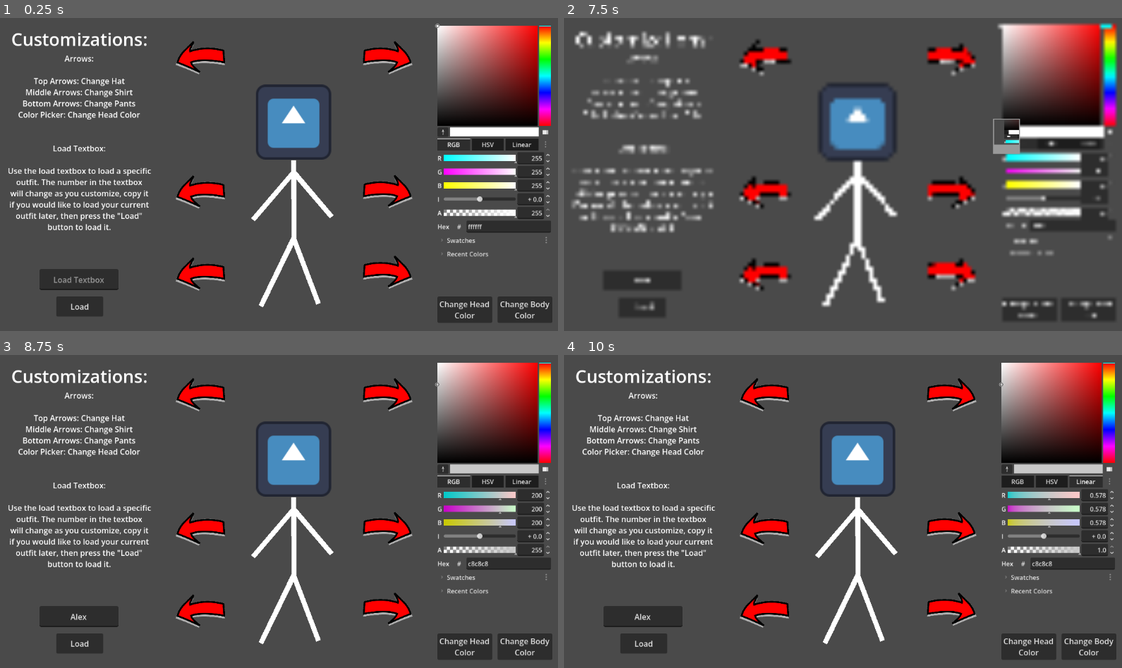
Above: before the commit, frames 1-4 (two rows, left to right).
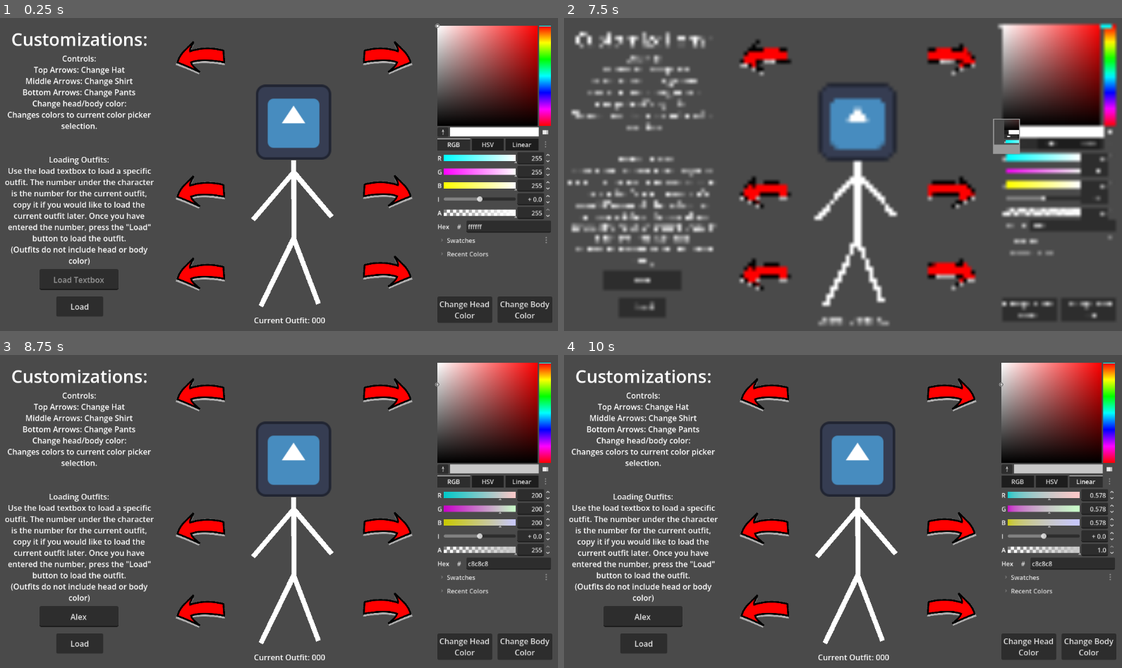
Above: after the commit, the same moments.

Repository: CISC204-S26/project3-rodrigoq
Game: Godot game, scene res://Scenes/Main.tscn
Same seed, same stepped clock (60 frames per second), same inputs: the game is played once before the commit and once after it. The engine's default icon, where the game draws it, is replaced by a stand-in: a white triangle on a blue panel in a dark square.
Inputs (mouse positions are in pixels of both pictures, inside the frame that each line leads up to):
- Up to frame 1 (0.25 s): no input
- Up to frame 2 (7.5 s): click (642, 280) at 0.52 s; type "Alex" at 0.6 s; click (949, 58) at 1.25 s; click (764, 58) at 2 s; click (949, 193) at 2.75 s; click (949, 274) at 3.5 s; click (764, 193) at 4.25 s; click (764, 274) at 5 s; click "Change Head Color" at 5.75 s; click "Change Body Color" at 6.5 s; click (1004, 133) at 7.25 s
- Up to frame 3 (8.75 s): click "RGB" at 8 s
- Up to frame 4 (10 s): click "HSV" at 8.75 s; click "Linear" at 9.5 s

The runs differ from the first frame. In frame 1, 3.6% of the frame differs, in the area x 0-59%, y 11-98%; in frame 2, 4.3%, in the area x 0-59%, y 11-99%; in frame 3, 3.6%; in frame 4, 3.6%.

Commit message:
Added outfit 2 (Bugged)
Added new outfit, but appears as a different size when you run the project and change to the outfit in game

Diff:
--- a/project-3-character-creator/Scenes/Main.tscn
+++ b/project-3-character-creator/Scenes/Main.tscn
@@ -12,8 +12,11 @@
 [ext_resource type="Texture2D" uid="uid://dwphek3syii3o" path="res://Assets/Pants/Pants1.webp" id="5_jw32o"]
 [ext_resource type="Script" uid="uid://hu1sgcrle2ck" path="res://Scenes/shirt_button_left.gd" id="6_1p5hy"]
 [ext_resource type="Script" uid="uid://cv4gwpokuh7ac" path="res://Scenes/pants_button_left.gd" id="7_h1m7h"]
+[ext_resource type="Texture2D" uid="uid://b3k6110j0tsl6" path="res://Assets/Hats/Hat2.webp" id="11_2w5on"]
+[ext_resource type="Texture2D" uid="uid://b8lfnt2pfj7g7" path="res://Assets/Shirts/Shirt2.webp" id="13_346fj"]
 [ext_resource type="Script" uid="uid://dmwxr6hmvl0fl" path="res://Scenes/head_color_button.gd" id="13_frkhe"]
 [ext_resource type="Script" uid="uid://dmq7672lsedb0" path="res://Scenes/body_color_button.gd" id="14_1p5hy"]
+[ext_resource type="Texture2D" uid="uid://hmoe221eurhj" path="res://Assets/Pants/Pants2.webp" id="15_0sclb"]
 
 [node name="Node2D" type="Node2D" unique_id=683501601]
 metadata/_edit_lock_ = true
@@ -107,23 +110,25 @@
 [node name="Instructions" type="RichTextLabel" parent="." unique_id=1951004772]
 offset_top = 74.0
 offset_right = 325.0
-offset_bottom = 501.0
-text = "Arrows:
-
+offset_bottom = 513.0
+text = "Controls:
 Top Arrows: Change Hat
 Middle Arrows: Change Shirt
 Bottom Arrows: Change Pants
-Color Picker: Change Head Color
-
-
-Load Textbox:
-
+Change head/body color:
+Changes colors to current color picker
+selection.
+
+
+Loading Outfits:
 Use the load textbox to load a specific
-outfit. The number in the textbox
-will change as you customize, copy it
-if you would like to load your current
-outfit later, then press the \"Load\"
-button to load it."
+outfit. The number under the character
+is the number for the current outfit,
+copy it if you would like to load the
+current outfit later. Once you have
+entered the number, press the \"Load\"
+button to load the outfit.
+(Outfits do not include head or body color)"
 horizontal_alignment = 1
 
 [node name="Character" type="Node2D" parent="." unique_id=1411358017]
@@ -152,6 +157,12 @@
 scale = Vector2(0.12249169, 0.14283554)
 texture = ExtResource("3_pbw6q")
 
+[node name="Hat2" type="Sprite2D" parent="Character/Visuals/Clothes/Hats" unique_id=25862964]
+visible = false
+position = Vector2(600.25, 117.99999)
+scale = Vector2(0.2505, 0.215)
+texture = ExtResource("11_2w5on")
+
 [node name="Shirts" type="Node2D" parent="Character/Visuals/Clothes" unique_id=1359271969]
 
 [node name="Shirt1" type="Sprite2D" parent="Character/Visuals/Clothes/Shirts" unique_id=1426271757]
@@ -160,6 +171,12 @@
 scale = Vector2(0.41462547, 0.4434454)
 texture = ExtResource("4_v1gob")
 
+[node name="Shirt2" type="Sprite2D" parent="Character/Visuals/Clothes/Shirts" unique_id=1726584406]
+visible = false
+position = Vector2(599, 399.5)
+scale = Vector2(0.0864, 0.0844)
+texture = ExtResource("13_346fj")
+
 [node name="Pants" type="Node2D" parent="Character/Visuals/Clothes" unique_id=1706810488]
 
 [node name="Pants1" type="Sprite2D" parent="Character/Visuals/Clothes/Pants" unique_id=1533709182]
@@ -167,6 +184,12 @@
 position = Vector2(601.00006, 445)
 scale = Vector2(0.2066667, 0.18449993)
 texture = ExtResource("5_jw32o")
+
+[node name="Pants2" type="Sprite2D" parent="Character/Visuals/Clothes/Pants" unique_id=1042417143]
+visible = false
+position = Vector2(599, 496.125)
+scale = Vector2(0.17499998, 0.1728125)
+texture = ExtResource("15_0sclb")
 
 [node name="HeadColorButton" type="Button" parent="." unique_id=499713501]
 offset_left = 894.0
@@ -192,3 +215,10 @@
 offset_right = 1189.0
 offset_bottom = 623.0
 scale = Vector2(0.8, 0.8)
+
+[node name="OutfitNumber" type="Label" parent="." unique_id=119716018]
+offset_left = 519.0
+offset_top = 610.0
+offset_right = 678.0
+offset_bottom = 633.0
+text = "Current Outfit: 000"
--- a/project-3-character-creator/Scripts/game_state.gd
+++ b/project-3-character-creator/Scripts/game_state.gd
@@ -6,15 +6,18 @@
 
 var hats = [
 	null,
-	preload("res://Assets/Hats/Hat1.webp")
+	preload("res://Assets/Hats/Hat1.webp"),
+	preload("res://Assets/Hats/Hat2.webp")
 ]
 var shirts = [
 	null,
-	preload	("res://Assets/Shirts/Shirt1.webp")
+	preload	("res://Assets/Shirts/Shirt1.webp"),
+	preload("res://Assets/Shirts/Shirt2.webp")
 ]
 var pants = [
 	null,
-	preload("res://Assets/Pants/Pants1.webp")
+	preload("res://Assets/Pants/Pants1.webp"),
+	preload("res://Assets/Pants/Pants2.webp")
 ]
 
 signal hat_changed
Binary file added: project-3-character-creator/Assets/Hats/Hat2.webp
Not shown, added: project-3-character-creator/Assets/Hats/Hat2.webp.import
Binary file added: project-3-character-creator/Assets/Pants/Pants2.webp
Not shown, added: project-3-character-creator/Assets/Pants/Pants2.webp.import
Binary file added: project-3-character-creator/Assets/Shirts/Shirt2.webp
Not shown, added: project-3-character-creator/Assets/Shirts/Shirt2.webp.import
